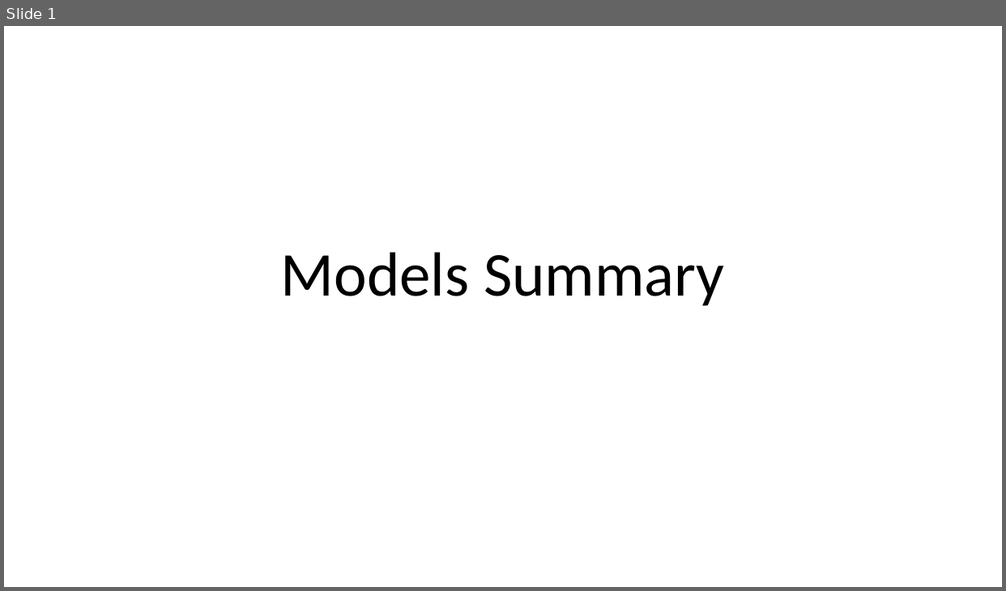
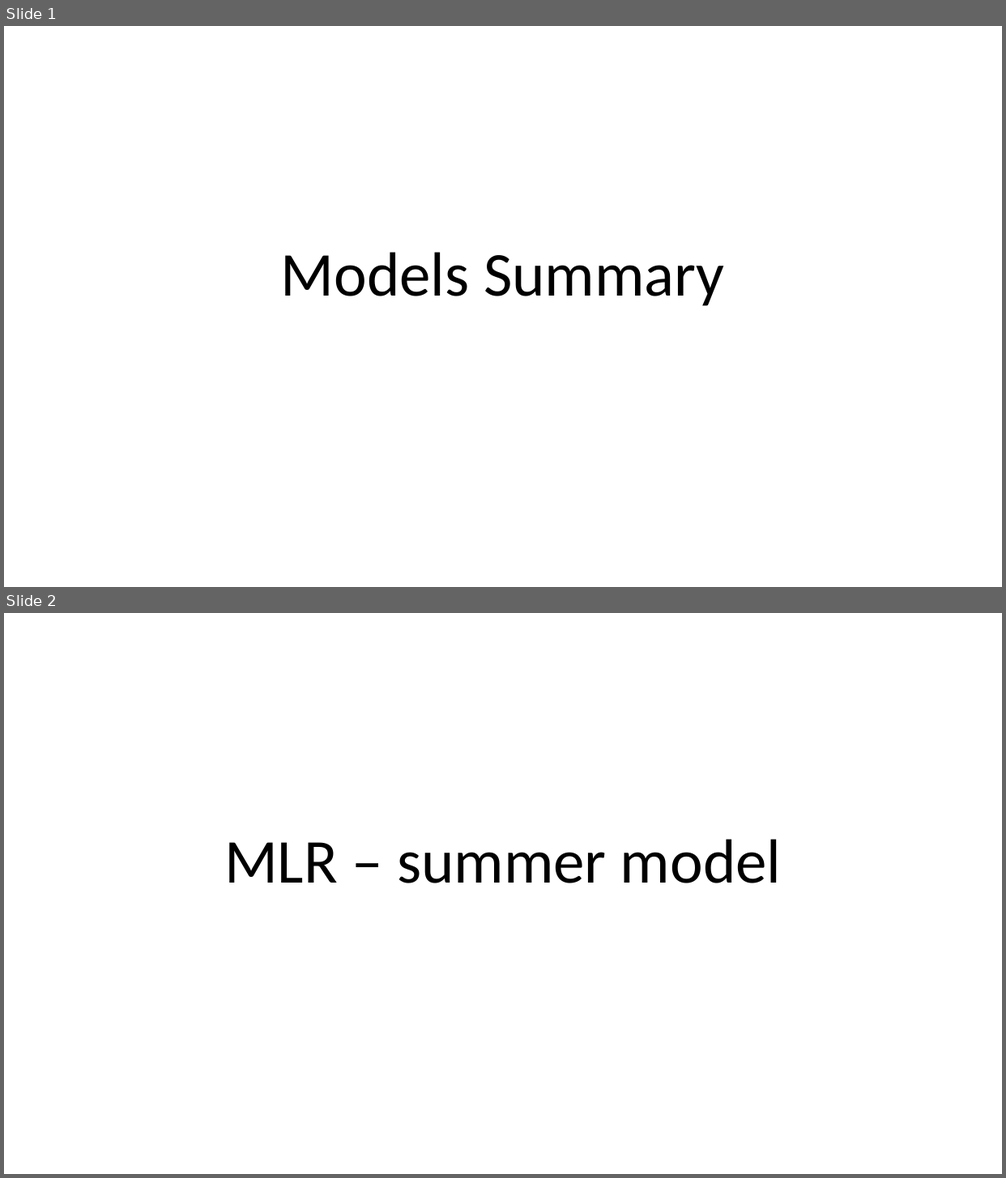
Before and after one commit to LiaCohn/clean-coasts, a slide deck: models/models.pptx. Shown one above the other, each under a label of ours: slide 1 before the commit, slides 1 and 2 after it. The pictures are 1006x591 and 1006x1178 pixels, drawn with LibreOffice and Linux fonts; fonts in the diff are those of the drawing. Boxes give left, top, right and bottom in pixels: in the first picture for what was removed or moved away, otherwise in the second. Text is boxed around its words. In the diff, an @@ line names an element or a change of style, - is before the commit and + after.

Commit message:
add winter and summer models

```diff
--- a/models/models.pptx
+++ b/models/models.pptx
@@ slide 2 added at [4, 613, 1002, 1174], background #FFFFFF @@
@@ title added at [224, 839, 781, 884], 60 pt, text #000000 @@
+MLR – summer model
```
Also in this commit, not shown: 7 slides changed, 8 other slides added, 7 other files.
